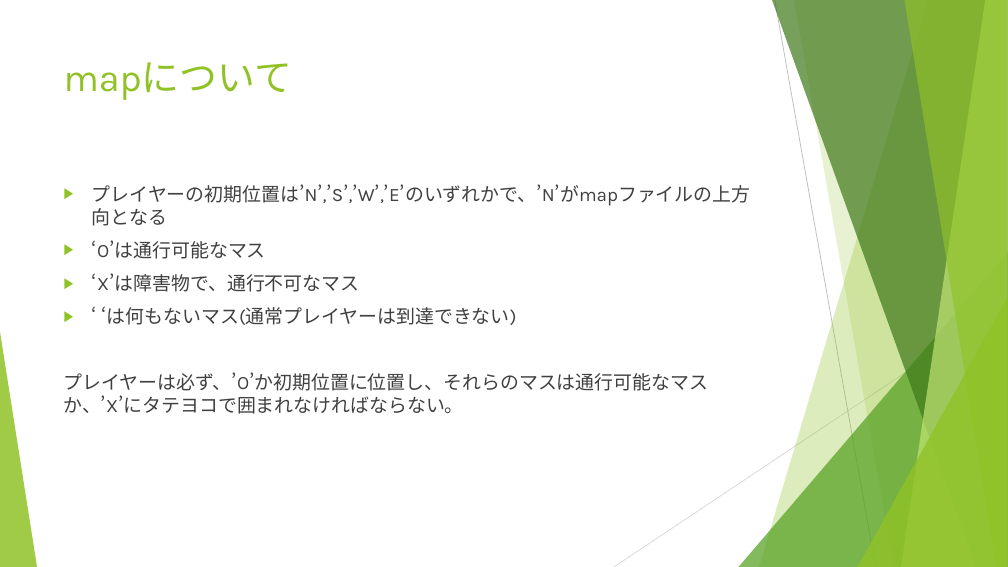
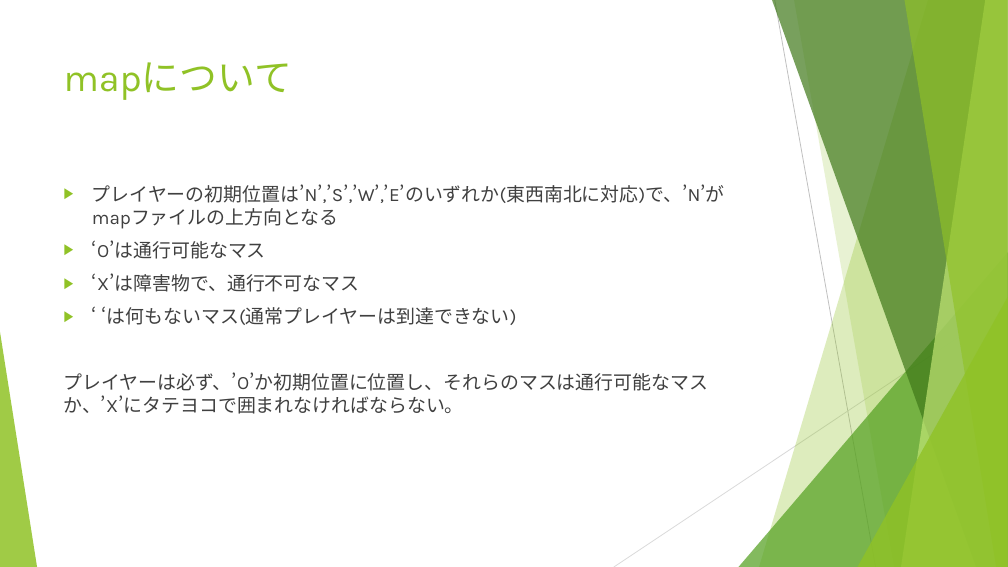
Before and after one commit to Rashoru-Infinity/advanced_1a_screen_saver, a slide deck: slide 10 of presentation.pptx. Drawn at 1008x567 pixels with LibreOffice and Linux fonts; fonts in the diff are those of the drawing. Boxes give left, top, right and bottom in pixels: in the first picture for what was removed or moved away, otherwise in the second. Text is boxed around its words. In the diff, an @@ line names an element or a change of style, - is before the commit and + after.

```diff
--- a/presentation.pptx
+++ b/presentation.pptx
@@ text at <box>92,184,725,229</box>: text changed @@
-▶ プレイヤーの初期位置は’N’,’S’,’W’,’E’のいずれかで、’N’がmapファイルの上方向となる
+▶ プレイヤーの初期位置は’N’,’S’,’W’,’E’のいずれか(東西南北に対応)で、’N’がmapファイルの上方向となる
```
Also in this commit, not shown: 5 other slides changed, 1 slide added, 2 other files.
